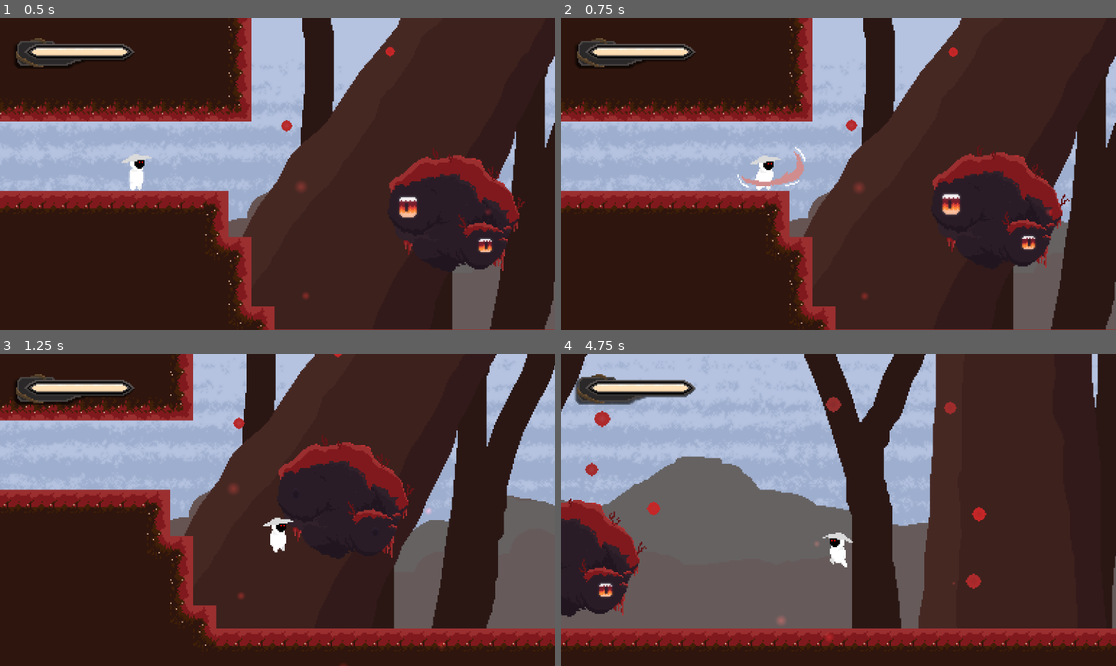
Above: before the commit, frames 1-4 (two rows, left to right).
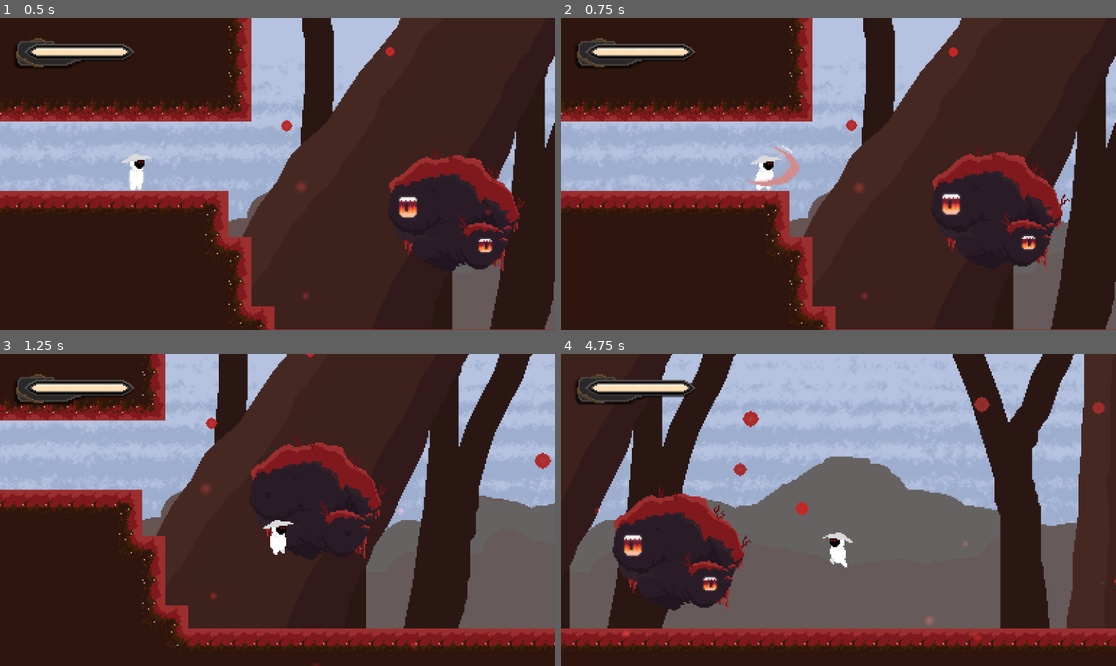
Above: after the commit, the same moments.

Repository: KirstenMayland/color2Dmetroidvania
Game: Godot game, scene res://scenes/levels/russet_grove_4.tscn
The game is run twice, just before and just after one commit, with the same random seed, the same clock (stepped at 60 frames per second) and the same inputs. This scene is started directly instead of the project's main scene.
Inputs:
- Up to frame 1 (0.5 s): no input
- Up to frame 2 (0.75 s): hold D (move_right) from 0.53 s (still down); tap E (attack) at 0.6 s
- Up to frame 3 (1.25 s): keep holding D (move_right); tap Space (jump) at 0.77 s
- Up to frame 4 (4.75 s): tap E (attack) every 0.75 s from 1.35 to 4.35 s; tap Space (jump) at 1.52, 3.02, 3.77, 4.52 s; release D (move_right) at 2.03 s; hold A (move_left) 2.03-2.78 s; hold D (move_right) 2.78-4.28 s; hold A (move_left) from 4.28 s (still down)

Frame 1 is identical in both runs. In frame 2, 0.3% of the frame differs, in the area x 31-45%, y 40-55%; in frame 3, 27%; in frame 4, 50%, in the area x 0-100%, y 0-94%.

Commit message:
player slash update + guardian collision

Diff:
--- a/scenes/entities/grove_guardian.tscn
+++ b/scenes/entities/grove_guardian.tscn
@@ -157,6 +157,7 @@
 height = 93.9945
 
 [node name="GroveGuardian" type="CharacterBody2D"]
+collision_layer = 0
 script = ExtResource("1_ukhr5")
 
 [node name="AnimatedSprite2D" type="AnimatedSprite2D" parent="."]
Binary file changed: assets/entities/player/player2.0-Slash.png
Binary file changed: assets/entities/player/player2.0.aseprite
